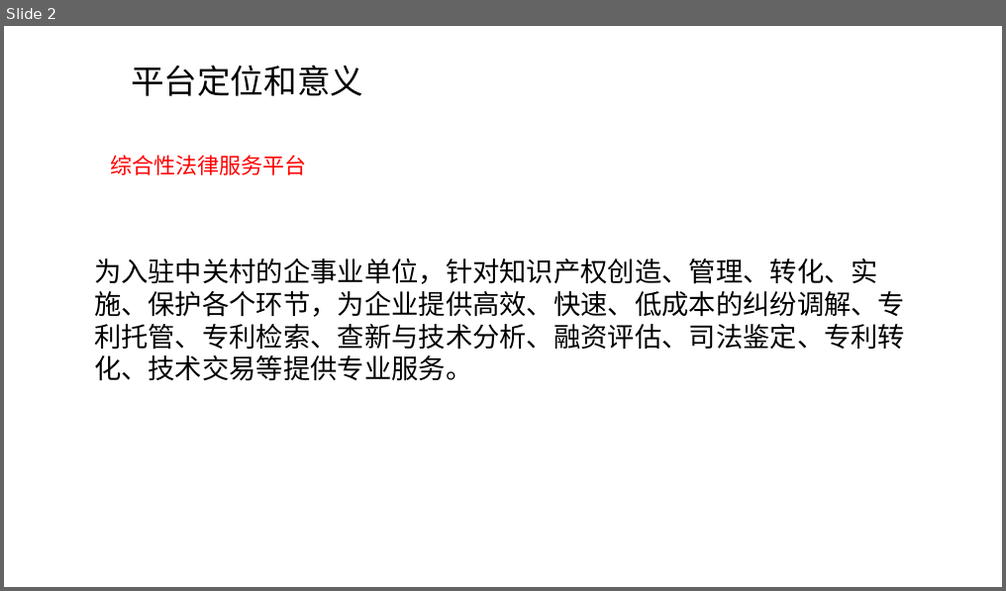
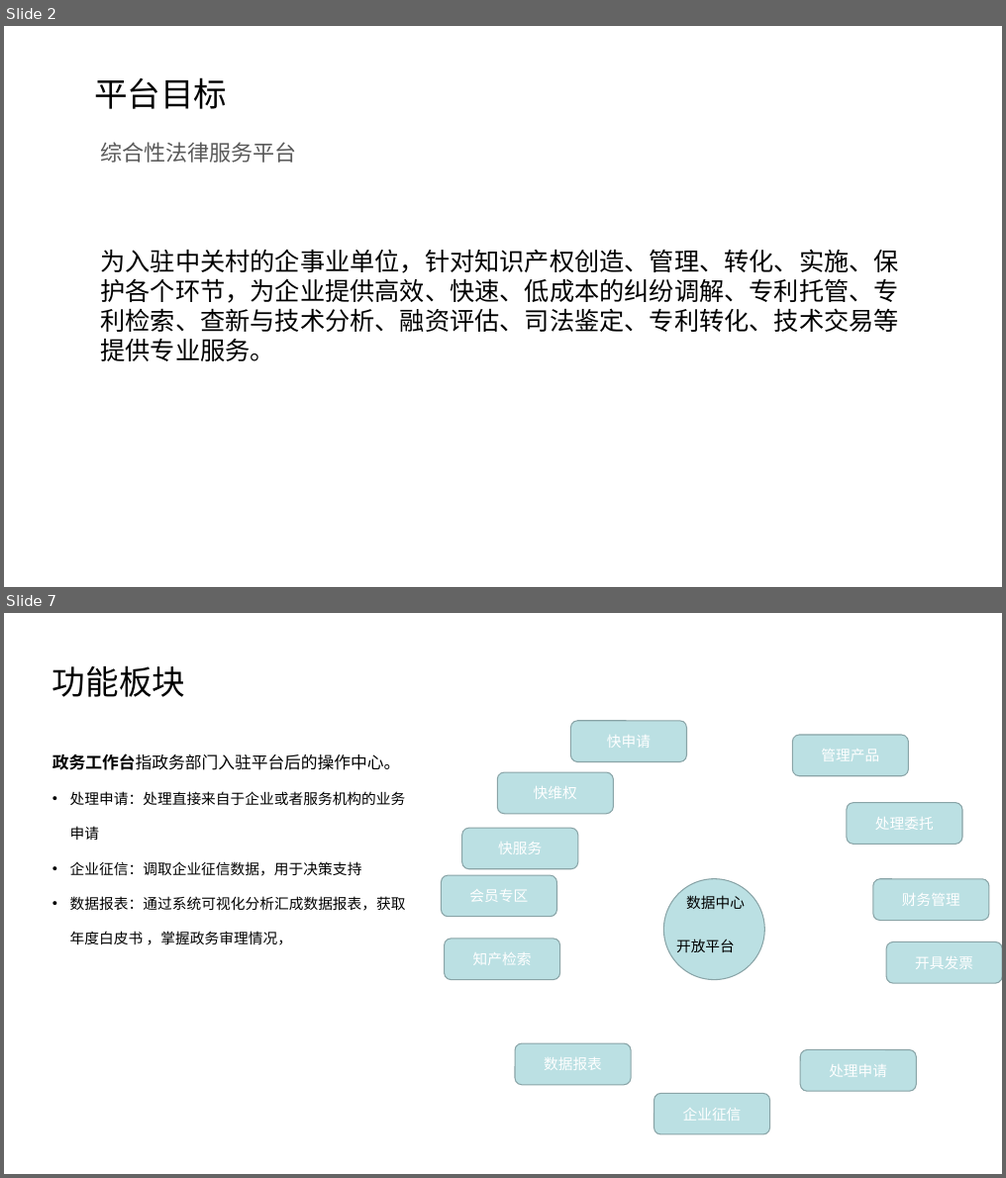
Before and after one commit to petite-chen/data, a slide deck: 资料/1.海知平台介绍.ppt. Shown one above the other, each under a label of ours: slide 2 before the commit, slides 2 and 7 after it; the slides between them are not shown. The pictures are 1006x591 and 1006x1178 pixels, drawn with LibreOffice and Linux fonts; fonts in the diff are those of the drawing. Boxes give left, top, right and bottom in pixels: in the first picture for what was removed or moved away, otherwise in the second. Text is boxed around its words. In the diff, an @@ line names an element or a change of style, - is before the commit and + after.

```diff
--- a/资料/1.海知平台介绍.ppt
+++ b/资料/1.海知平台介绍.ppt
@@ slide 7 added at (x1=4, y1=613, x2=1002, y2=1174), background #FFFFFF @@
@@ text added at (x1=53, y1=665, x2=185, y2=697), 32 pt, text #000000 @@
+功能板块
@@ text added at (x1=53, y1=754, x2=406, y2=946), 14 pt, text #000000 @@
+政务工作台指政务部门入驻平台后的操作中心。
+• 处理申请：处理直接来自于企业或者服务机构的业务申请
+• 企业征信：调取企业征信数据，用于决策支持
+• 数据报表：通过系统可视化分析汇成数据报表，获取年度白皮书 ，掌握政务审理情况，
@@ rounded rectangle added at (x1=441, y1=875, x2=556, y2=917), fill #BBE0E3, outline #89A4A7 0.99 pt, 14 pt, text #FFFFFF @@
+会员专区
@@ group added at (x1=444, y1=721, x2=1002, y2=1135): 11 rounded rectangles, 2 texts, 1 ellipse @@
+快申请
+快维权
+快服务
+企业征信
+知产检索
+管理产品
+处理委托
+财务管理
+开具发票
+处理申请
+数据报表
+数据中心
+开放平台
@@ slide 2 changed as well @@
@@ text at (x1=94, y1=77, x2=227, y2=109): text changed @@
-平台定位和意义
+平台目标
@@ text "综合性法律服务平台" moved from (x1=111, y1=155, x2=307, y2=175) to (x1=101, y1=142, x2=297, y2=163) @@
@@ text "综合性法律服务平台" at (x1=101, y1=142, x2=297, y2=163): text colour #FF0000 to #595959 @@
@@ text "为入驻中关村的企事业单位，针对知识产权创造、管理、转化、实施、保护各个环节，为企业提供高效、快速、低成本的纠纷调解、专利 ..." moved from (x1=94, y1=259, x2=905, y2=381) to (x1=101, y1=249, x2=899, y2=362) @@
@@ text "为入驻中关村的企事业单位，针对知识产权创造、管理、转化、实施、保护各个环节，为企业提供高效、快速、低成本的纠纷调解、专利 ..." at (x1=101, y1=249, x2=899, y2=362): size 26 to 24 pt, font Arial to Noto Sans CJK SC @@
```
Also in this commit, not shown: 1 other slide changed, 8 other slides added, 5 slides removed, 4 other files.
